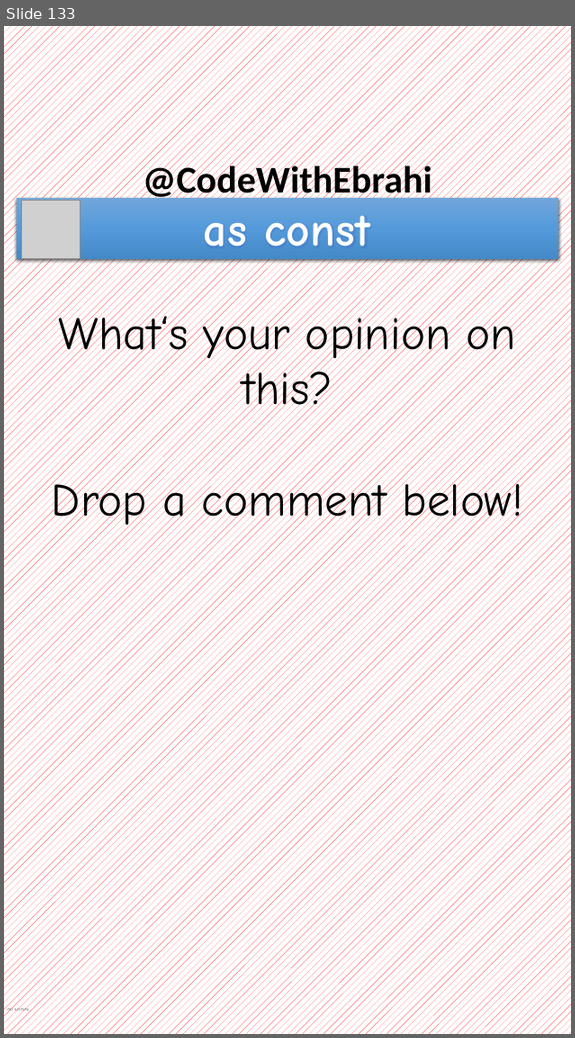
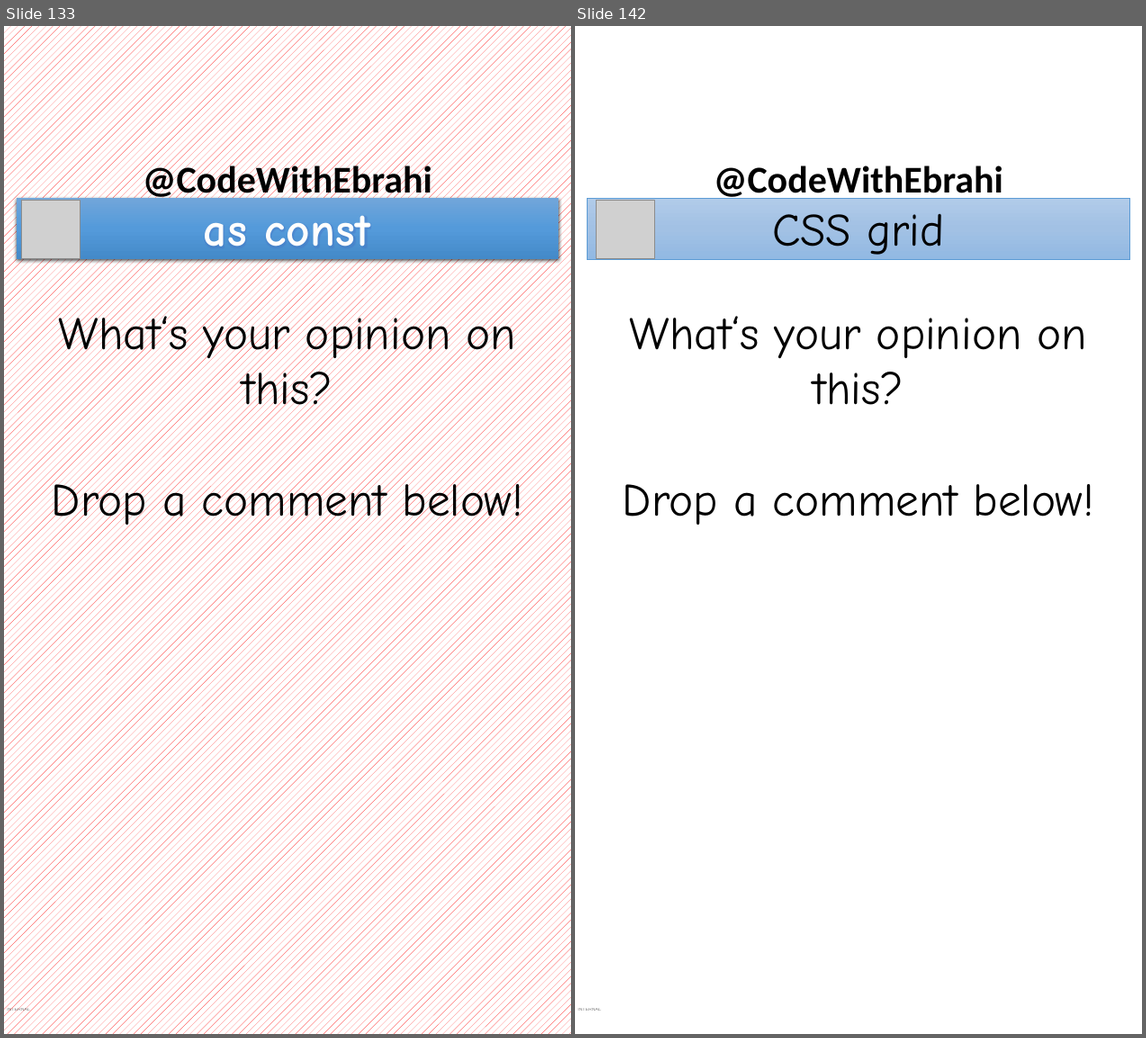
Before and after one commit to ebrahimsalehi1/python_codes, a slide deck: assets/images.pptx. Shown side by side, each under a label of ours: slide 133 before the commit, slides 133 and 142 after it; the slides between them are not shown. The pictures are 575x1038 and 1146x1038 pixels, drawn with LibreOffice and Linux fonts; fonts in the diff are those of the drawing; grey boxes stand for pictures; background and template pictures are left out. Boxes give left, top, right and bottom in pixels: in the first picture for what was removed or moved away, otherwise in the second. Text is boxed around its words. In the diff, an @@ line names an element or a change of style, - is before the commit and + after.

```diff
--- a/assets/images.pptx
+++ b/assets/images.pptx
@@ slide 142 added at (575,26,1142,1034), background picture (left out); not listed: 2 template elements that a slide beside it also shows @@
@@ rectangle added at (587,198,1129,259), fill gradient #B1CBE9 to #A3C1E5 to #93B9E4, outline #5B9BD5 0.5 pt, 66 pt, text #000000 @@
+CSS grid
@@ picture added at (597,201,654,259) @@
@@ text added at (623,316,1094,525), 66 pt, text #000000 @@
+What‘s your opinion on this?
+Drop a comment below!
```
Also in this commit, not shown: 8 other slides added, 16 other files.
